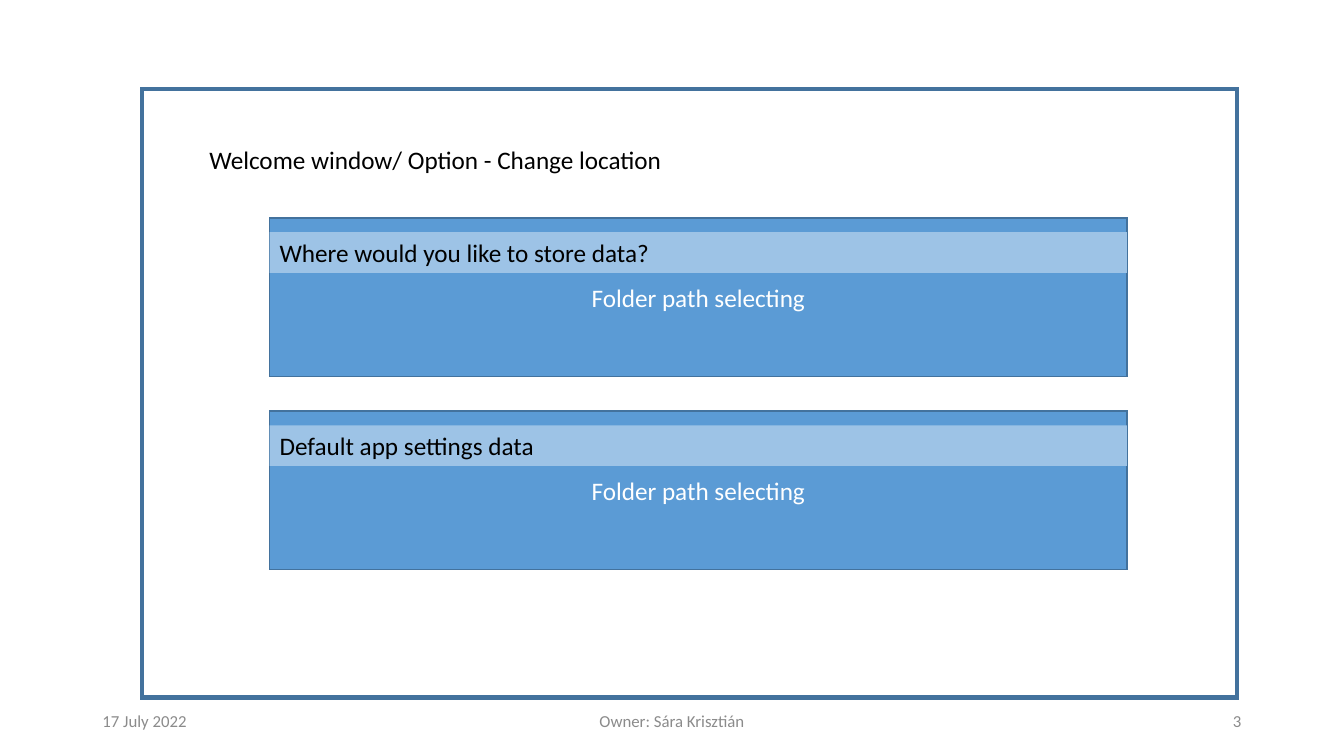
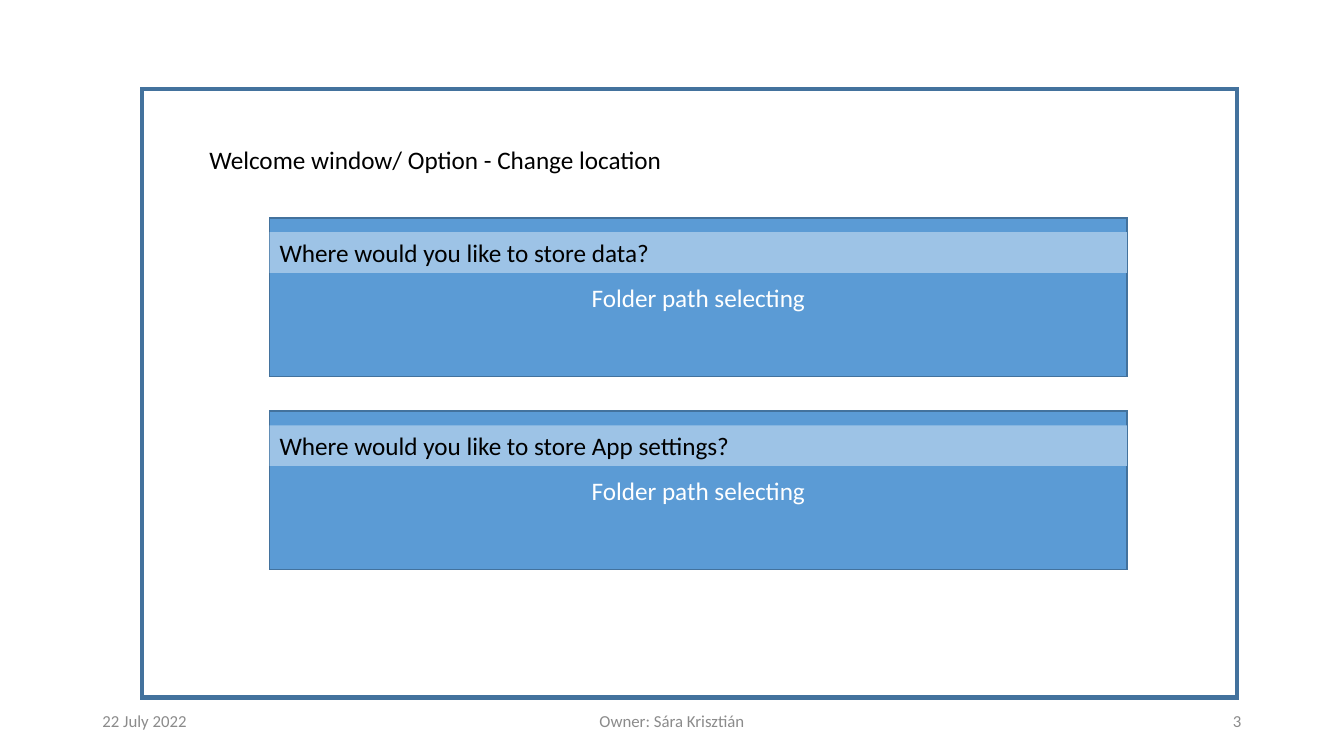
Before and after one commit to krisztian14testgit/ng-task-monitor, a slide deck: slide 3 of plan/TaskTracingApp.pptx. Drawn at 1344x756 pixels with LibreOffice and Linux fonts; fonts in the diff are those of the drawing; background and template pictures are left out. Boxes give left, top, right and bottom in pixels: in the first picture for what was removed or moved away, otherwise in the second. Text is boxed around its words. In the diff, an @@ line names an element or a change of style, - is before the commit and + after.

```diff
--- a/plan/TaskTracingApp.pptx
+++ b/plan/TaskTracingApp.pptx
@@ text in rectangle at <box>280,437,729,460</box>: text changed @@
-Default app settings data
+Where would you like to store App settings?
@@ text at <box>102,715,187,730</box>: text changed @@
-17 July 2022
+22 July 2022
```
Also in this commit, not shown: 8 other slides changed.
